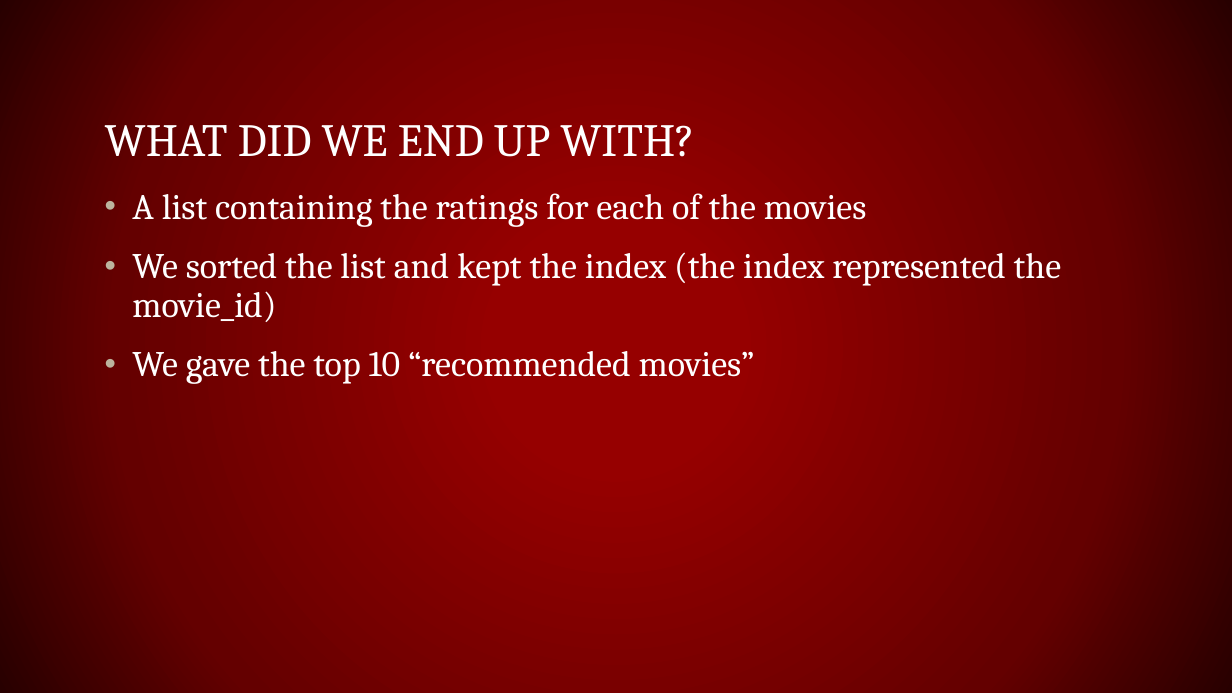
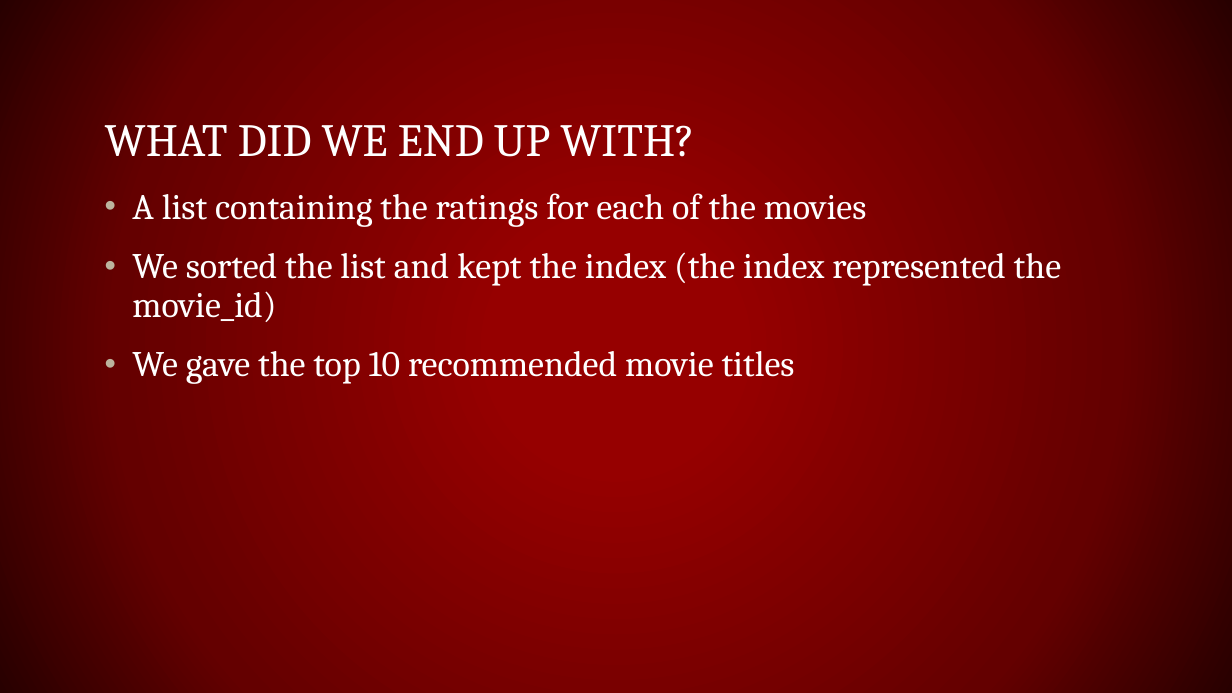
Before and after one commit to rwedoff/Recommendation-Systems-Project, a slide deck: slide 8 of Recommendation Systems.pptx. Drawn at 1232x693 pixels with LibreOffice and Linux fonts; fonts in the diff are those of the drawing. Boxes give left, top, right and bottom in pixels: in the first picture for what was removed or moved away, otherwise in the second. Text is boxed around its words. In the diff, an @@ line names an element or a change of style, - is before the commit and + after.

```diff
--- a/Recommendation Systems.pptx
+++ b/Recommendation Systems.pptx
@@ text at [132, 351, 795, 384]: text changed @@
-• We gave the top 10 “recommended movies”
+• We gave the top 10 recommended movie titles
```
Also in this commit, not shown: 7 other slides changed, 4 slides added, 3 other files.
